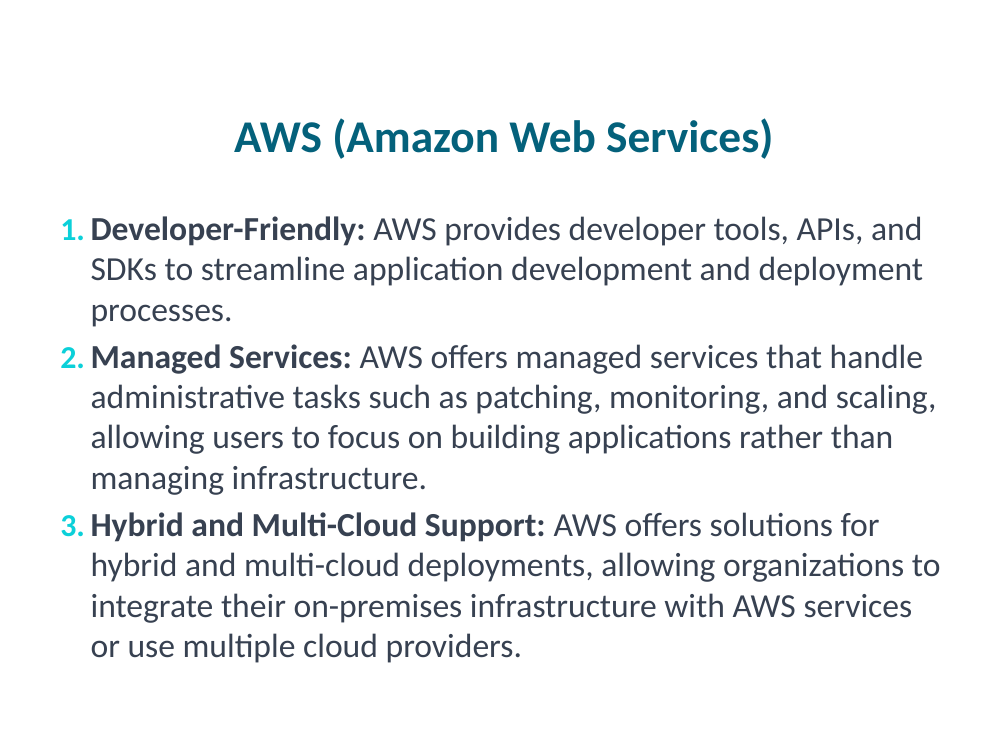
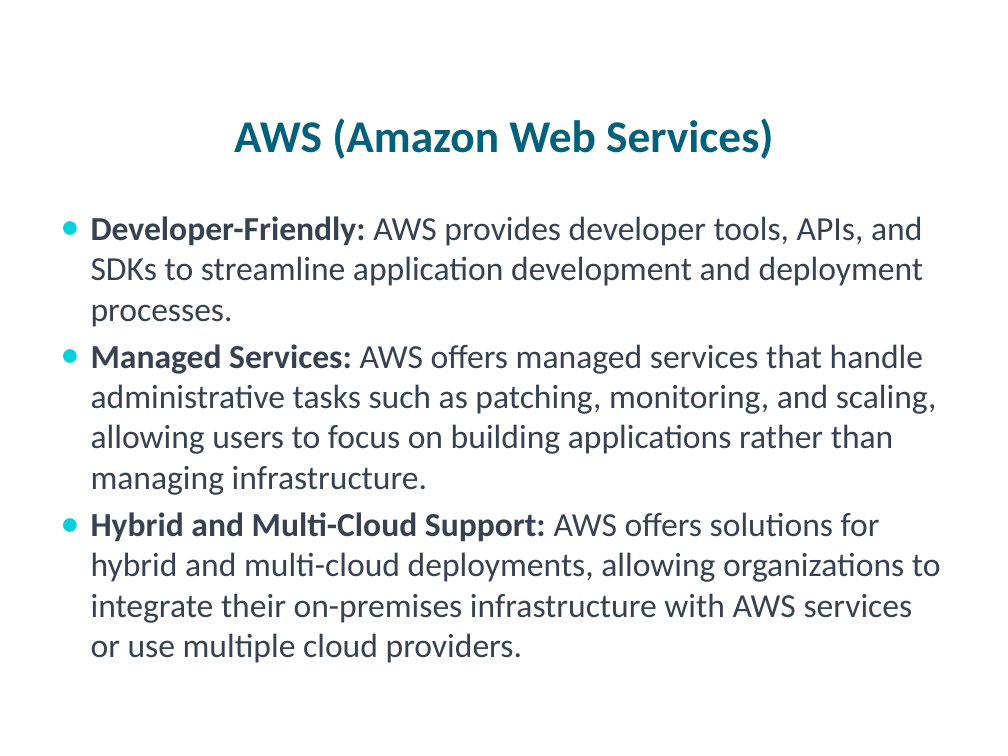
Before and after one commit to godwillngwanah/AWS-Sol-Arch-02, a slide deck: slide 5 of Batch-12 Online/Self Pace/Curriculum/Lectures/Section 7/Introduction to Amazon Web Services (AWS).pptx. Drawn at 1008x756 pixels with LibreOffice and Linux fonts; fonts in the diff are those of the drawing; background and template pictures are left out. Boxes give left, top, right and bottom in pixels: in the first picture for what was removed or moved away, otherwise in the second. Text is boxed around its words. In the diff, an @@ line names an element or a change of style, - is before the commit and + after.

```diff
--- a/Batch-12 Online/Self Pace/Curriculum/Lectures/Section 7/Introduction to Amazon Web Services (AWS).pptx
+++ b/Batch-12 Online/Self Pace/Curriculum/Lectures/Section 7/Introduction to Amazon Web Services (AWS).pptx
@@ text "Developer-Friendly: AWS provides developer tools, ..." at [91,216,941,663]: bullet 1. to ● @@
```
Also in this commit, not shown: 24 other files.
